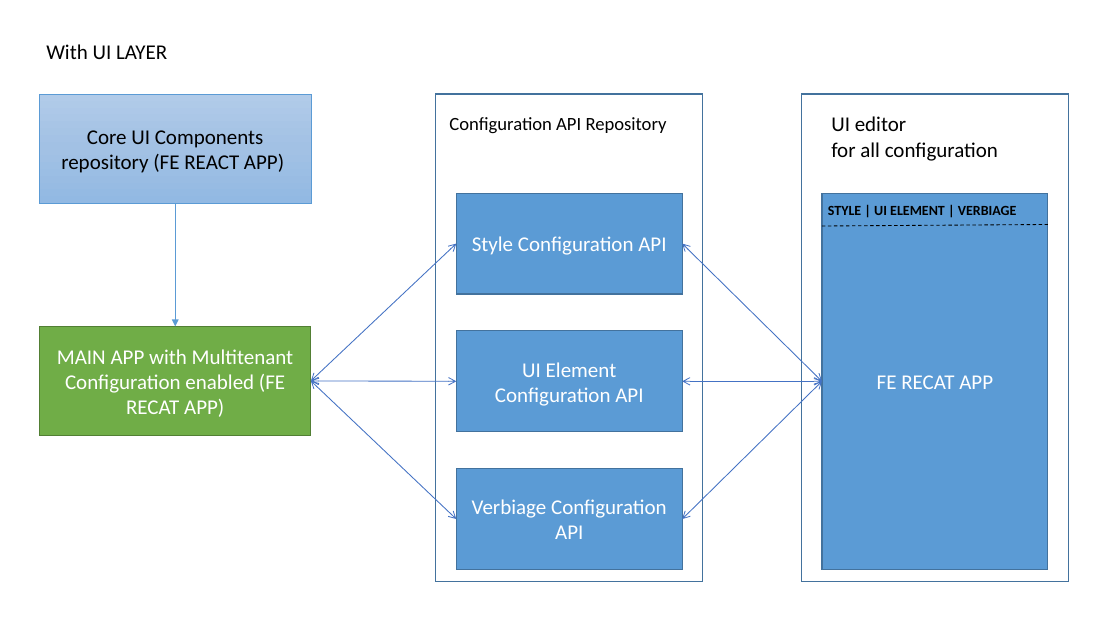
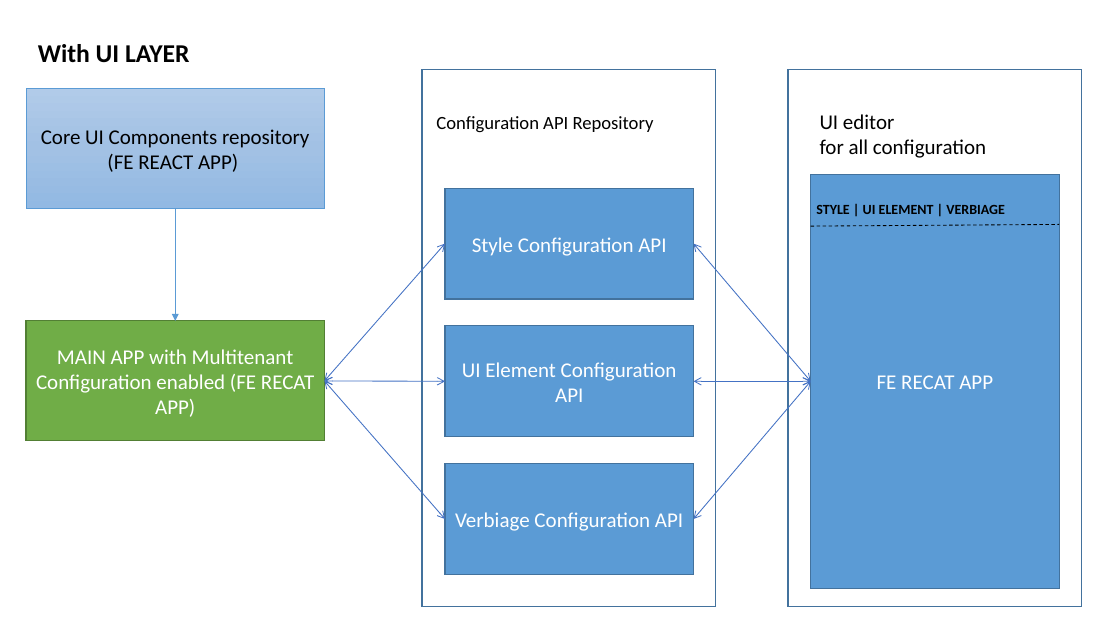
Before and after one commit to Sandeep821/Multi-Tenant-React-App, a slide deck: slide 2 of docs/MultiTenant App.pptx. Drawn at 1120x630 pixels with LibreOffice and Linux fonts; fonts in the diff are those of the drawing. Boxes give left, top, right and bottom in pixels: in the first picture for what was removed or moved away, otherwise in the second. Text is boxed around its words. In the diff, an @@ line names an element or a change of style, - is before the commit and + after.

Commit message:
updating doc

```diff
--- a/docs/MultiTenant App.pptx
+++ b/docs/MultiTenant App.pptx
@@ text "With UI LAYER": place and size @@
-text "With UI LAYER" at [46, 44, 167, 59]
+text "With UI LAYER" at [38, 44, 189, 62]
@@ text "With UI LAYER" at [38, 44, 189, 62]: size 18 to 22 pt, bold on @@
@@ rectangle "Core UI Components repository (FE ...": place and size @@
-rectangle "Core UI Components repository (FE ..." at [39, 94, 311, 203]
+rectangle "Core UI Components repository (FE ..." at [26, 88, 324, 208]
@@ rectangle: place and size @@
-rectangle at [435, 94, 702, 582]
+rectangle at [422, 70, 716, 607]
@@ rectangle: place and size @@
-rectangle at [802, 94, 1069, 582]
+rectangle at [788, 70, 1082, 607]
@@ text "Configuration API Repository": place and size @@
-text "Configuration API Repository" at [449, 117, 667, 134]
+text "Configuration API Repository" at [436, 116, 654, 133]
@@ text "UI editor for all configuration": place and size @@
-text "UI editor for all configuration" at [831, 116, 998, 161]
+text "UI editor for all configuration" at [820, 114, 986, 158]
@@ rectangle "FE RECAT APP": place and size @@
-rectangle "FE RECAT APP" at [823, 193, 1049, 570]
+rectangle "FE RECAT APP" at [811, 175, 1060, 589]
@@ arrow moved from (176, 203) - (176, 326) to (176, 208) - (176, 321) @@
@@ rectangle "Style Configuration API": place and size @@
-rectangle "Style Configuration API" at [456, 193, 682, 294]
+rectangle "Style Configuration API" at [445, 188, 694, 299]
@@ text "STYLE | UI ELEMENT | ...": place and size @@
-text "STYLE | UI ELEMENT | ..." at [828, 206, 1017, 215]
+text "STYLE | UI ELEMENT | ..." at [816, 205, 1005, 214]
@@ line moved from (823, 226) - (1049, 224) to (811, 226) - (1060, 224) @@
@@ double arrow moved from (311, 381) - (456, 244) to (324, 381) - (445, 244) @@
@@ double arrow moved from (682, 244) - (823, 381) to (694, 244) - (811, 381) @@
@@ rectangle "MAIN APP with Multitenant Configuration ...": place and size @@
-rectangle "MAIN APP with Multitenant Configuration ..." at [39, 326, 311, 435]
+rectangle "MAIN APP with Multitenant Configuration ..." at [26, 321, 324, 441]
@@ rectangle "UI Element Configuration API": place and size @@
-rectangle "UI Element Configuration API" at [456, 331, 682, 432]
+rectangle "UI Element Configuration API" at [445, 326, 694, 437]
@@ double arrow moved from (311, 381) - (456, 519) to (324, 381) - (445, 519) @@
@@ double arrow moved from (311, 381) - (456, 381) to (324, 381) - (445, 381) @@
@@ double arrow moved from (823, 381) - (682, 519) to (811, 381) - (694, 519) @@
@@ double arrow moved from (682, 381) - (823, 381) to (694, 381) - (811, 381) @@
@@ rectangle "Verbiage Configuration API": place and size @@
-rectangle "Verbiage Configuration API" at [456, 469, 682, 570]
+rectangle "Verbiage Configuration API" at [445, 464, 694, 575]
```
Also in this commit, not shown: 5 other slides changed, 1 slide added.
